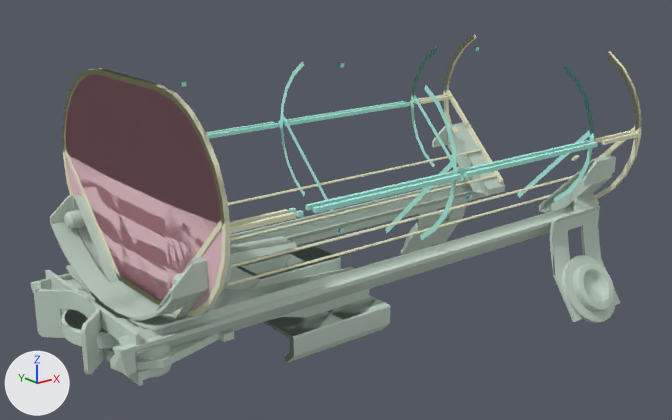
The Blender file modelsrc/shooter_pistol.blend as it was, and as the next commit left it.
Camera for both pictures: a camera (50 mm lens) standing at (1.47, -4.03, 5.02) and looking at (4.69, 0.0, 3.41). Lighting does not change. The marker at lower left points along +X, +Y and +Z.

Names of what the first picture shows: 'shooterpistol_lhand_body', 'shooterpistol_lhand_sights', 'shooterpistol_rhand_body', 'shooterpistol_rhand_sights'.
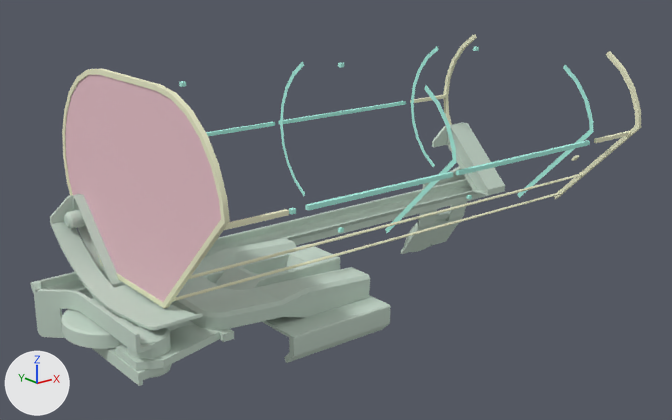
The change, as a list of edits to the scene's bpy script:
```text
Change me_vr_alyxgun_attach_shroud_lhand_sights:
    used by ob_shooterpistol_lhand_body; location = (0.0, 0.0, 0.0)
    remove me_vr_alyxgun_attach_shroud_lhand_sights.from_pydata(...)  # 3055 vertices, 2462 faces; spans x 2.98..6.45, y -0.58..0.86, z 2.59..3.59
    add me_vr_alyxgun_attach_shroud_lhand_sights.from_pydata(...)  # 1343 vertices, 1086 faces; spans x 3.06..6.45, y 0.23..0.86, z 2.59..3.59
    me_vr_alyxgun_attach_shroud_lhand_sights part 1: 174 loose pieces with 1712 vertices, spanning x 2.98..4.6, y -0.58..0.67, z 2.87..3.59, are deleted
Change me_vr_alyxgun_attach_shroud_sights:
    used by ob_shooterpistol_rhand_body; location = (0.0, 0.0, 0.0)
    remove me_vr_alyxgun_attach_shroud_sights.from_pydata(...)  # 3046 vertices, 2462 faces; spans x 2.98..6.45, y -0.86..0.58, z 2.59..3.59
    add me_vr_alyxgun_attach_shroud_sights.from_pydata(...)  # 1340 vertices, 1086 faces; spans x 3.06..6.45, y -0.86..-0.23, z 2.59..3.59
    me_vr_alyxgun_attach_shroud_sights part 2: 172 loose pieces with 1706 vertices, spanning x 2.98..4.6, y -0.67..0.58, z 2.87..3.59, are deleted
Add me_vr_alyxgun_attach_shroud_lhand_sights_003:
    me_vr_alyxgun_attach_shroud_lhand_sights_003.from_pydata(...)  # 1690 vertices, 1376 faces; spans x 2.98..4.6, y -0.58..0.67, z 2.87..3.59
    me_vr_alyxgun_attach_shroud_lhand_sights_003.materials.append(mat_alyxgun_base_vmat)  # light grey #c6d7ca
Change ob_shooterpistol_lhand_sights:
    add ob_shooterpistol_lhand_sights.hide_set(True)
Change ob_shooterpistol_rhand_body:
    add ob_shooterpistol_rhand_body.hide_set(True)
Add ob_shooterpistol_lhand_ironblock:
    ob_shooterpistol_lhand_ironblock = bpy.data.objects.new('shooterpistol_lhand_ironblock', me_vr_alyxgun_attach_shroud_lhand_sights_003)
    ob_shooterpistol_lhand_ironblock.location = (0.0, 0.0, 0.0)
```

What differs and where, as boxes [x1, y1, x2, y2] in the pictures (672 x 420 px):
'shooterpistol_lhand_ironblock', added: after [34, 194, 390, 386]
'shooterpistol_rhand_body', hidden: before [45, 155, 620, 375]
'shooterpistol_lhand_sights', hidden: before [62, 35, 641, 317]
part 1 of me_vr_alyxgun_attach_shroud_lhand_sights, deleted: before [34, 194, 390, 386]
part 2 of me_vr_alyxgun_attach_shroud_sights, deleted: before [45, 236, 382, 375]
